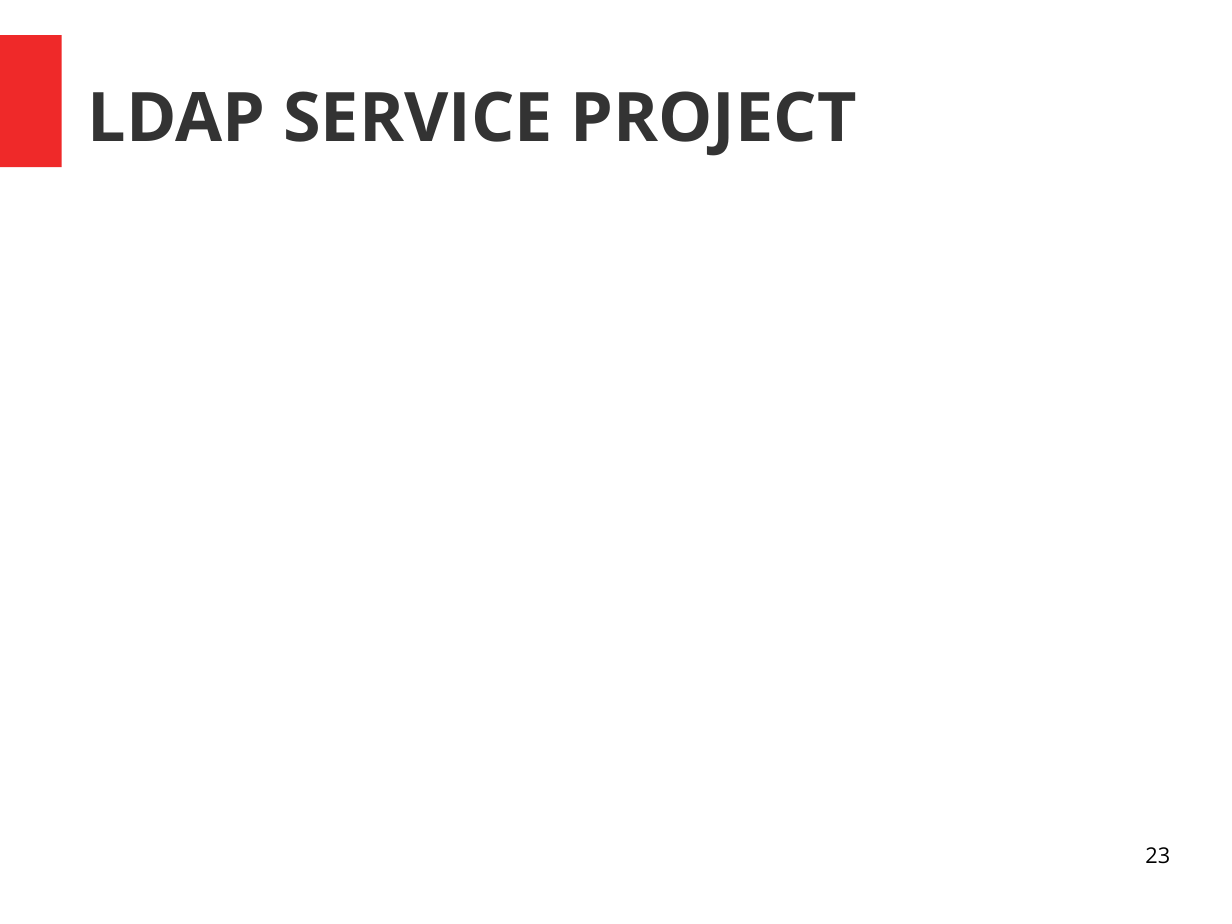
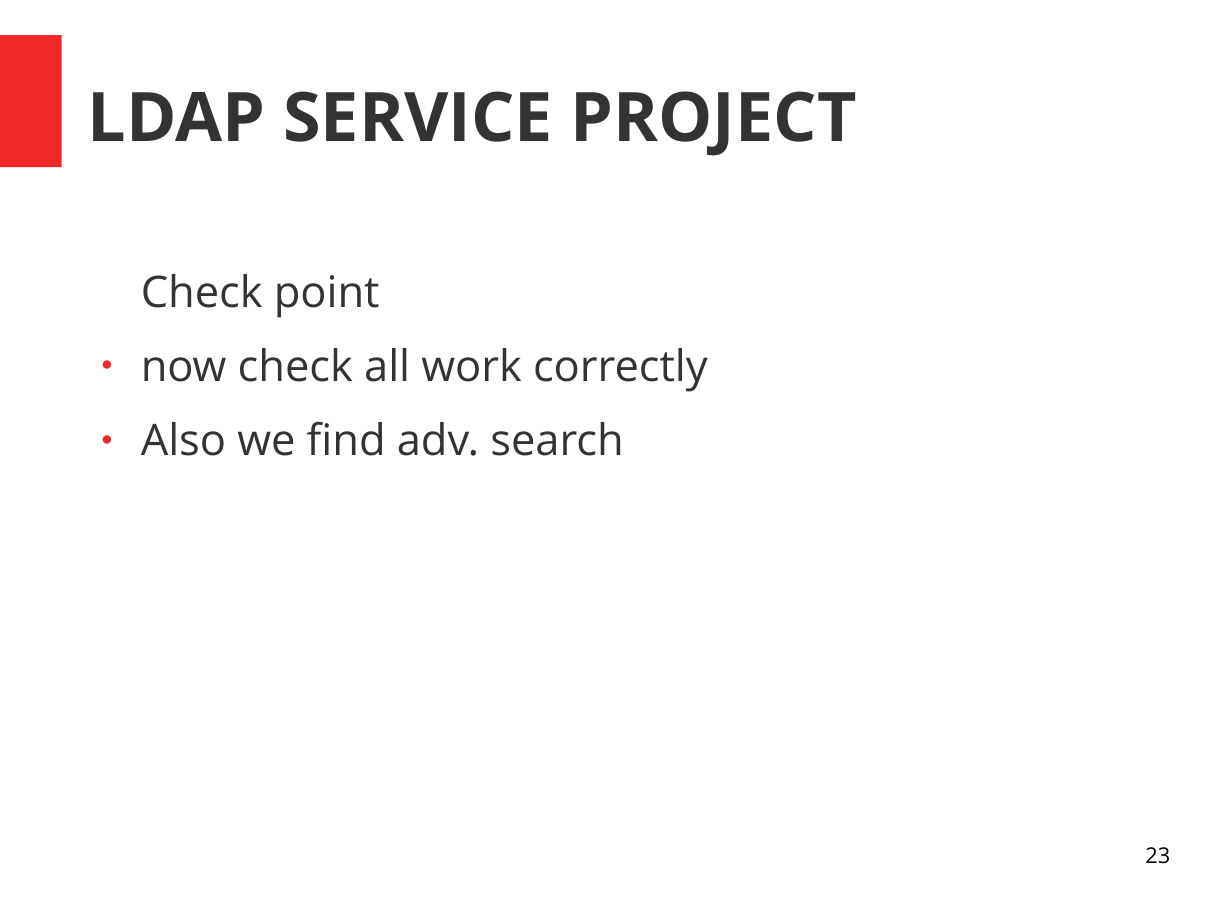
Before and after one commit to parveen1/project-parveen, a slide deck: slide 23 of project_parveen.odp. Drawn at 1232x924 pixels with LibreOffice and Linux fonts; fonts in the diff are those of the drawing. Boxes give left, top, right and bottom in pixels: in the first picture for what was removed or moved away, otherwise in the second. Text is boxed around its words. In the diff, an @@ line names an element or a change of style, - is before the commit and + after.

```diff
--- a/project_parveen.odp
+++ b/project_parveen.odp
@@ text added at bbox=[141, 274, 708, 456], 28 pt, text #333333 @@
+Check point
+● now check all work correctly
+● Also we find adv. search
```
Also in this commit, not shown: 10 other slides changed, 3 other files.
